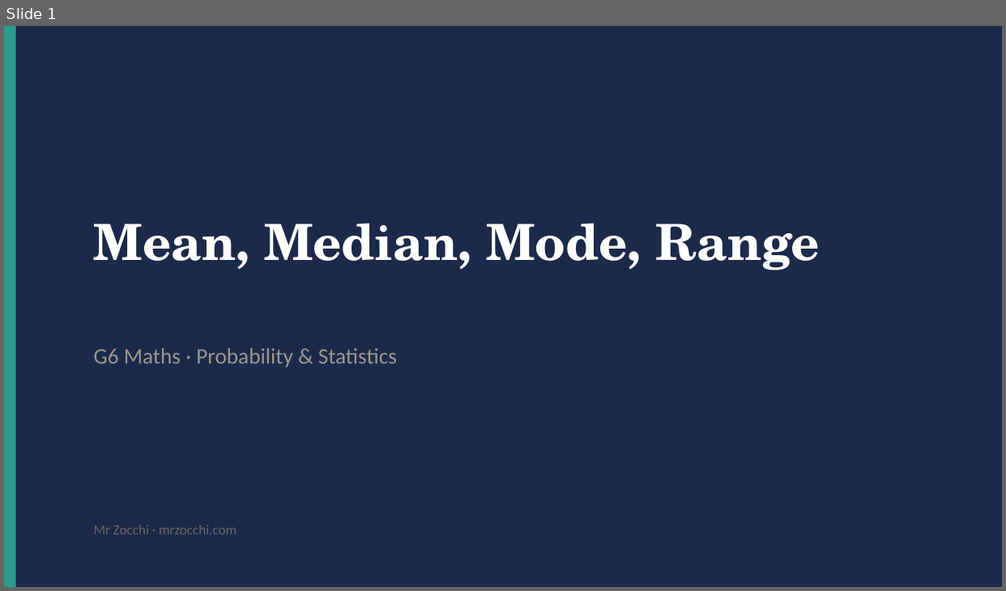
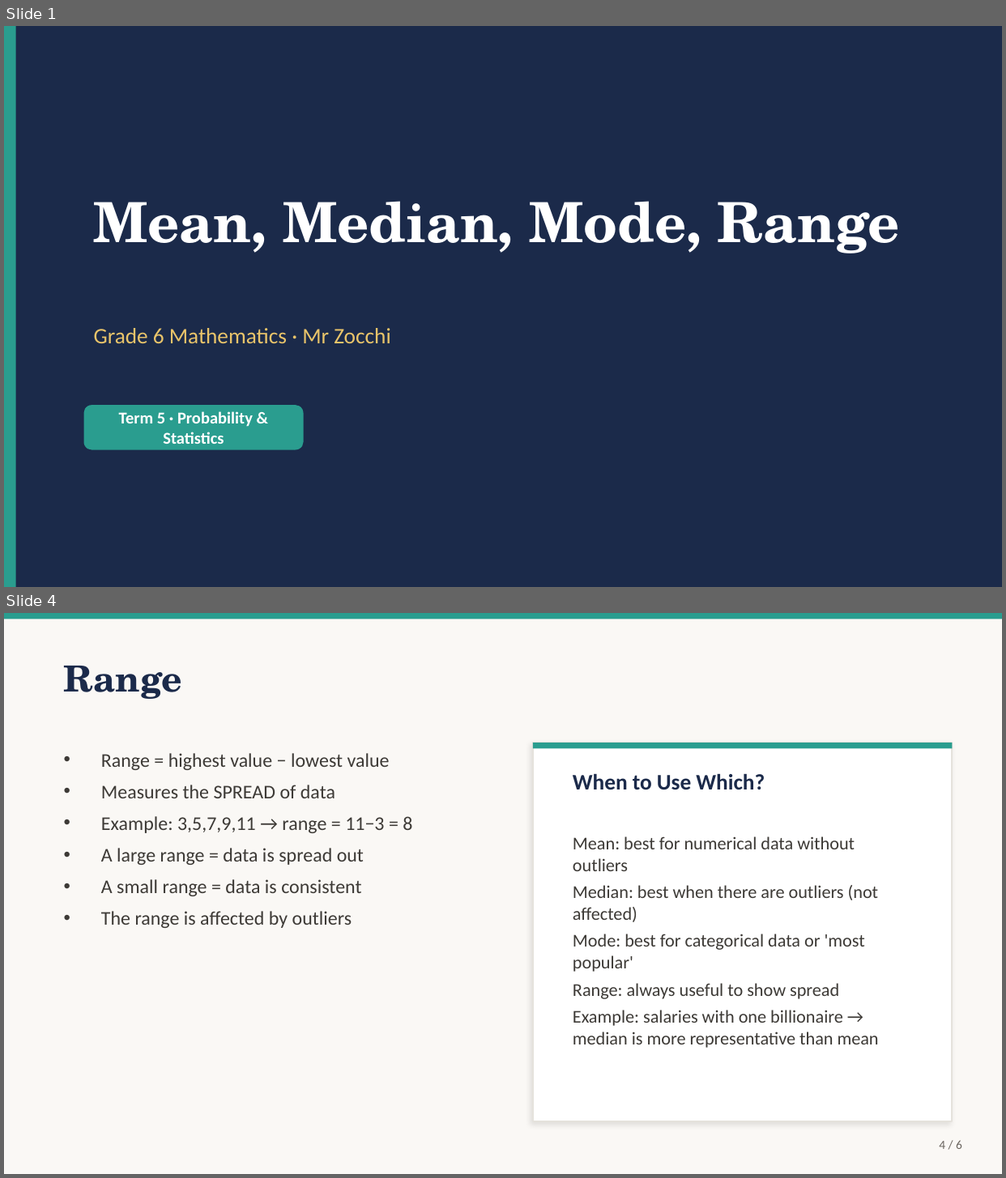
Before and after one commit to briscorey/mrzocchi, a slide deck: static/ppts/G6_Math_T5_Averages.pptx. Shown one above the other, each under a label of ours: slide 1 before the commit, slides 1 and 4 after it; the slides between them are not shown. The pictures are 1006x591 and 1006x1178 pixels, drawn with LibreOffice and Linux fonts; fonts in the diff are those of the drawing. Boxes give left, top, right and bottom in pixels: in the first picture for what was removed or moved away, otherwise in the second. Text is boxed around its words. In the diff, an @@ line names an element or a change of style, - is before the commit and + after.

Commit message:
feat: 60 real PowerPoints for all G6 Science and Maths
Complete set of educational presentations with real content:

G6 SCIENCE (30 PPTs):
T1 Scientific Skills: Lab Safety, Scientific Method, Variables,
   Measurement & Units, Data & Graphs, Full Revision
T2 Chemistry: Particle Model, States of Matter, Changes of State,
   Mixtures & Solutions, Separating Mixtures, Full Revision
T3 Earth Science: Earth's Layers, Convection Currents, Plate
   Boundaries, Continental Drift, Earthquakes & Volcanoes, Full Revision
T4 Ecology: Ecosystems & Habitats, Food Chains & Webs, Adaptations,
   Human Impact, Biodiversity, Full Revision
T5 Space Science: Solar System, Earth/Sun/Moon, Seasons & Axial Tilt,
   Day & Night, Space Exploration, Full Revision

G6 MATHS (30 PPTs):
T1 Number Sense: Place Value, Rounding & Estimation, BIDMAS,
   Negative Numbers, Factors/Multiples/Primes, Full Revision
T2 Fractions & Decimals: Understanding Fractions, Equivalent &
   Simplifying, Adding/Subtracting, Multiplying/Dividing,
   Decimals & Percentages, Full Revision
T3 Geometry: Perimeter, Area, Surface Area, Volume, Capacity,
   Full Revision
T4 Algebra: Expressions, Substitution, One-Step Equations,
   Two-Step Equations, Sequences & Patterns, Full Revision
T5 Probability & Statistics: Collecting Data, Averages,
   Charts & Graphs, Probability Basics, Experimental vs
   Theoretical, Full Revision

DESIGN: Navy/teal/gold palette matching mrzocchi.com.
4 slide layouts: big-idea, cards (2-3 grid), two-column, default.
Title slide + 3-4 content slides + summary slide per topic.
Total: ~300 slides across 60 presentations.

```diff
--- a/static/ppts/G6_Math_T5_Averages.pptx
+++ b/static/ppts/G6_Math_T5_Averages.pptx
@@ slide 4 added at bbox=[4, 613, 1002, 1174], background #FAF8F5 @@
@@ rectangle added at bbox=[4, 613, 1002, 619], fill #2A9D8F @@
@@ text added at bbox=[64, 666, 182, 699], 26 pt, text #1B2A4A, bold @@
+Range
@@ text added at bbox=[101, 753, 412, 928], 14 pt, text #3D3A36 @@
+• Range = highest value − lowest value
+• Measures the SPREAD of data
+• Example: 3,5,7,9,11 → range = 11−3 = 8
+• A large range = data is spread out
+• A small range = data is consistent
+• The range is affected by outliers
@@ rectangle added at bbox=[533, 743, 952, 1122], fill #FFFFFF, outline #E5E2DC 1 pt @@
@@ rectangle added at bbox=[533, 743, 952, 749], fill #2A9D8F @@
@@ text added at bbox=[573, 773, 879, 1048], 13 pt, text #3D3A36 @@
+When to Use Which?
+Mean: best for numerical data without outliers
+Median: best when there are outliers (not affected)
+Mode: best for categorical data or 'most popular'
+Range: always useful to show spread
+Example: salaries with one billionaire → median is more representative than mean
@@ text added at bbox=[939, 1140, 962, 1149], 9 pt, text #6B6660 @@
+4 / 6
@@ slide 1 changed as well @@
@@ text "Mean, Median, Mode, Range": place and size @@
-text "Mean, Median, Mode, Range" at bbox=[94, 223, 820, 271]
+text "Mean, Median, Mode, Range" at bbox=[94, 201, 900, 254]
@@ text "Mean, Median, Mode, Range" at bbox=[94, 201, 900, 254]: size 36 to 40 pt @@
@@ text at bbox=[94, 328, 390, 344]: text changed; text colour #9B9690 to #E9C46A @@
-G6 Maths · Probability & Statistics
+Grade 6 Mathematics · Mr Zocchi
@@ rounded rectangle added at bbox=[84, 405, 304, 450], fill #2A9D8F @@
@@ text added at bbox=[119, 412, 253, 444], 12 pt, text #FFFFFF, bold @@
+Term 5 · Probability & Statistics
@@ text removed at bbox=[94, 525, 236, 535] @@
-Mr Zocchi · mrzocchi.com
```
Also in this commit, not shown: 4 other slides added, 3 slides removed, 59 other files.
